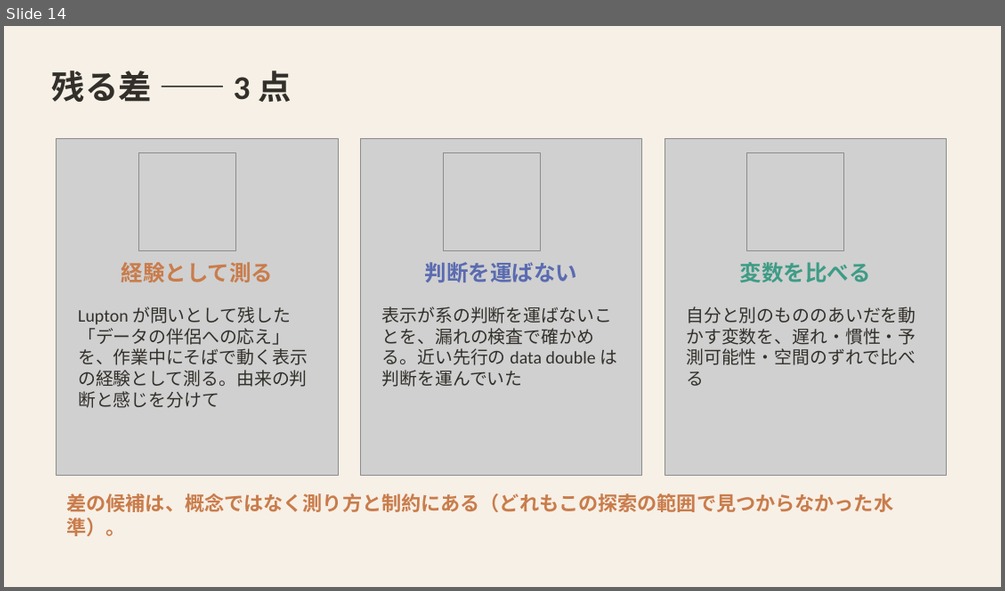
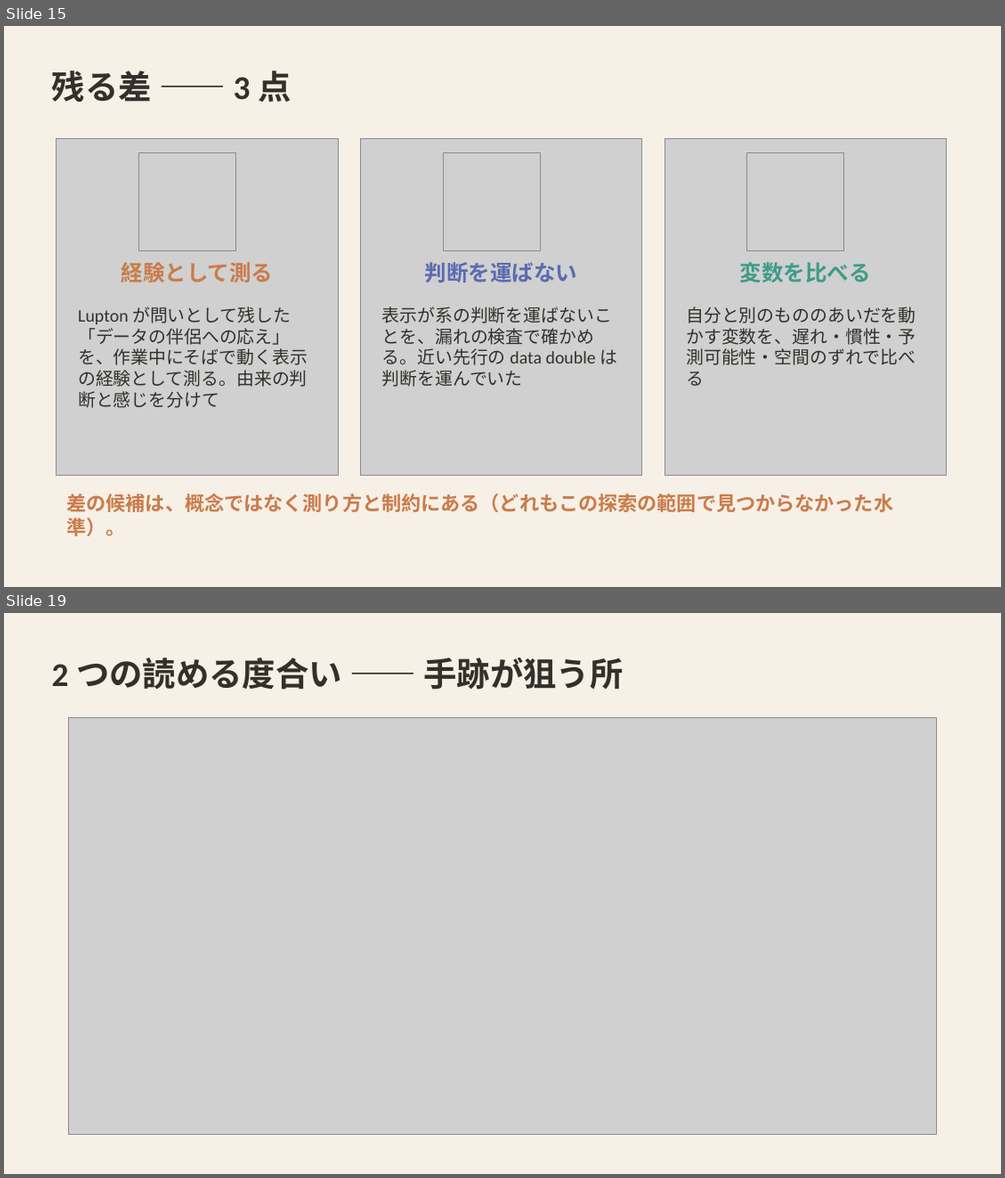
Before and after one commit to mikotomiura/GSE-prototype, a slide deck: docs/slides/project-overview/GSE_handmark_design.pptx. Shown one above the other, each under a label of ours: slide 14 before the commit, slides 15 and 19 after it; the slides between them are not shown. The pictures are 1005x591 and 1005x1178 pixels, drawn with LibreOffice and Linux fonts; fonts in the diff are those of the drawing; grey boxes stand for pictures. Boxes give left, top, right and bottom in pixels: in the first picture for what was removed or moved away, otherwise in the second. Text is boxed around its words. In the diff, an @@ line names an element or a change of style, - is before the commit and + after.

```diff
--- a/docs/slides/project-overview/GSE_handmark_design.pptx
+++ b/docs/slides/project-overview/GSE_handmark_design.pptx
@@ slide 19 added at <box>4,613,1001,1174</box>, background #F7F0E6 @@
@@ text added at <box>52,657,623,690</box>, 32 pt, text #33302B, bold @@
+2 つの読める度合い —— 手跡が狙う所
@@ picture added at <box>69,718,937,1135</box> @@
@@ what was slide 14 is now slide 15 @@
```
Also in this commit, not shown: 5 slides changed, 6 other slides added, 6 other files.
